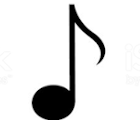
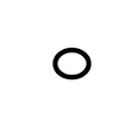
Layered file, before and after one edit (140x120). Changes by layer:
painted on "notes.jpg" over [0, 3, 140, 120]
added layer "Up #1" above "Up" over [0, 3, 140, 120]
painted on "Up" over [0, 3, 140, 120]
